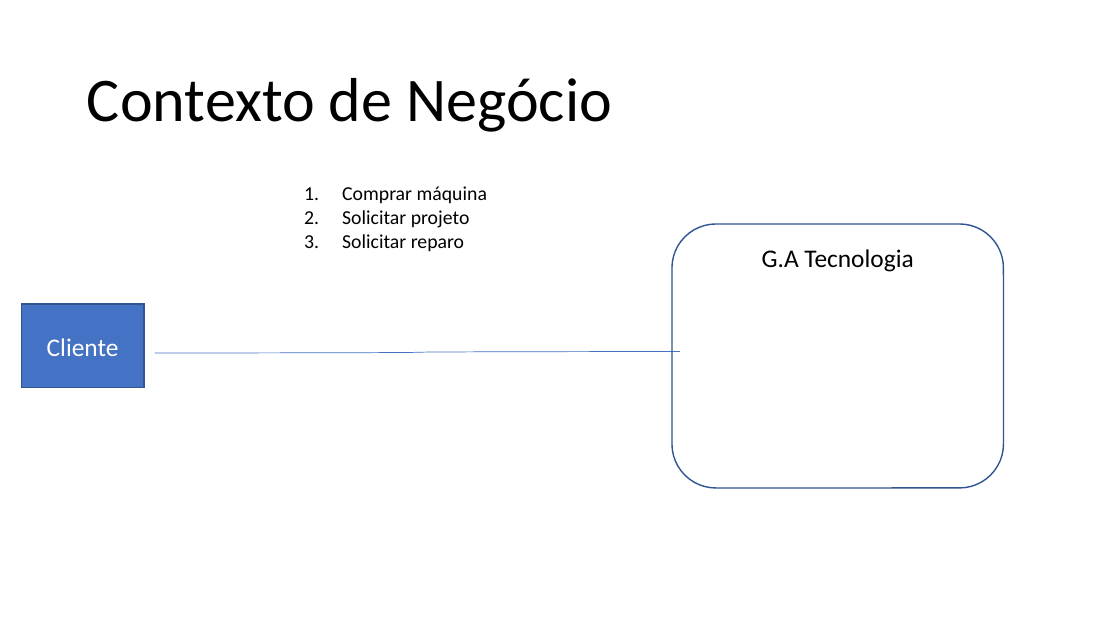
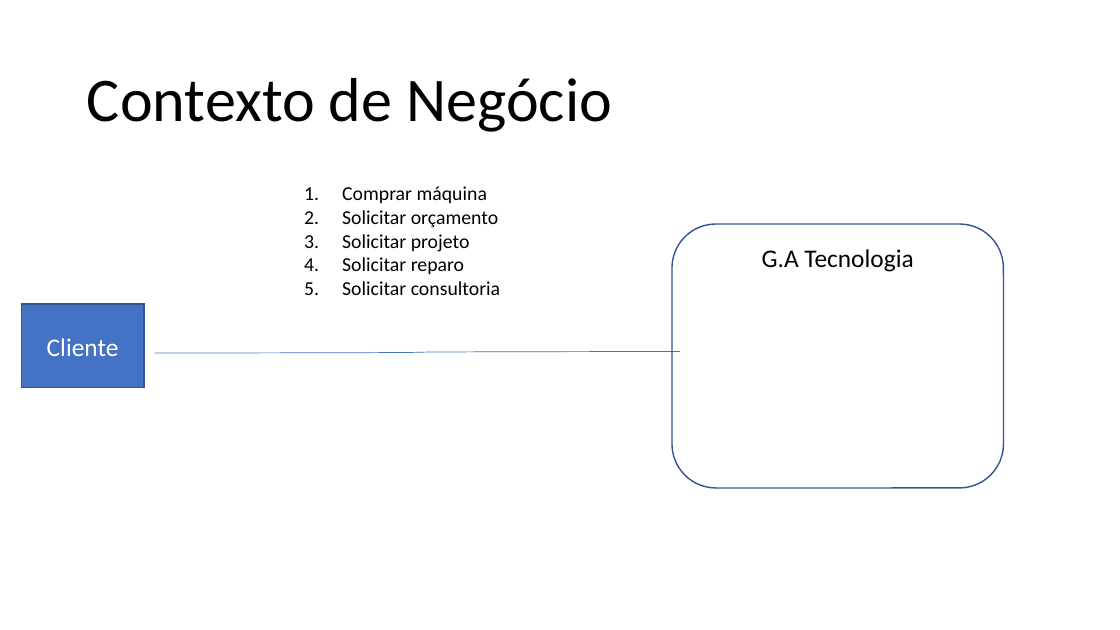
Before and after one commit to lmoraesImpacta/OPE, a slide deck: slide 1 of Artefatos/15-ArquiteturaDeNegocioParaCadaCenario.pptx. Drawn at 1120x630 pixels with LibreOffice and Linux fonts; fonts in the diff are those of the drawing. Boxes give left, top, right and bottom in pixels: in the first picture for what was removed or moved away, otherwise in the second. Text is boxed around its words. In the diff, an @@ line names an element or a change of style, - is before the commit and + after.

```diff
--- a/Artefatos/15-ArquiteturaDeNegocioParaCadaCenario.pptx
+++ b/Artefatos/15-ArquiteturaDeNegocioParaCadaCenario.pptx
@@ text at (342, 210, 498, 228): paragraph added @@
+2. Solicitar orçamento
@@ text at (342, 281, 500, 295): paragraph added @@
+5. Solicitar consultoria
```
Also in this commit, not shown: 2 slides added.
